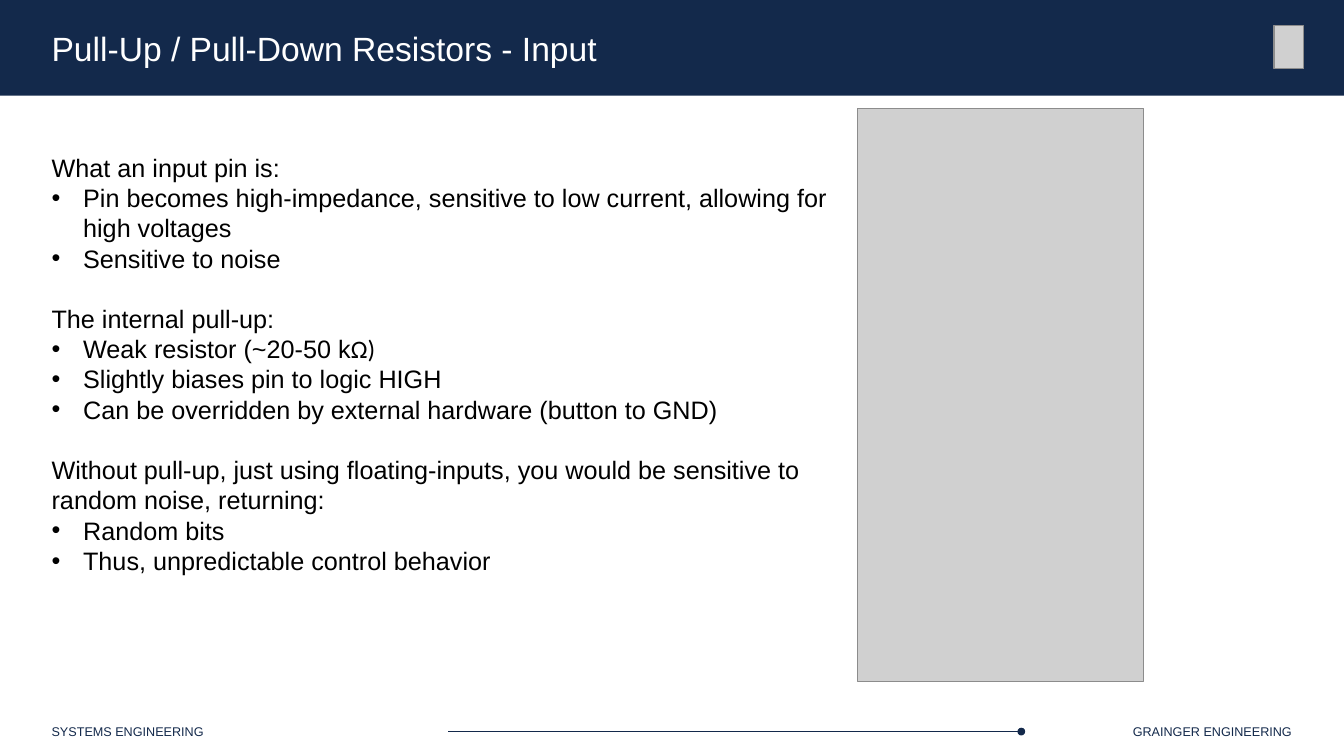
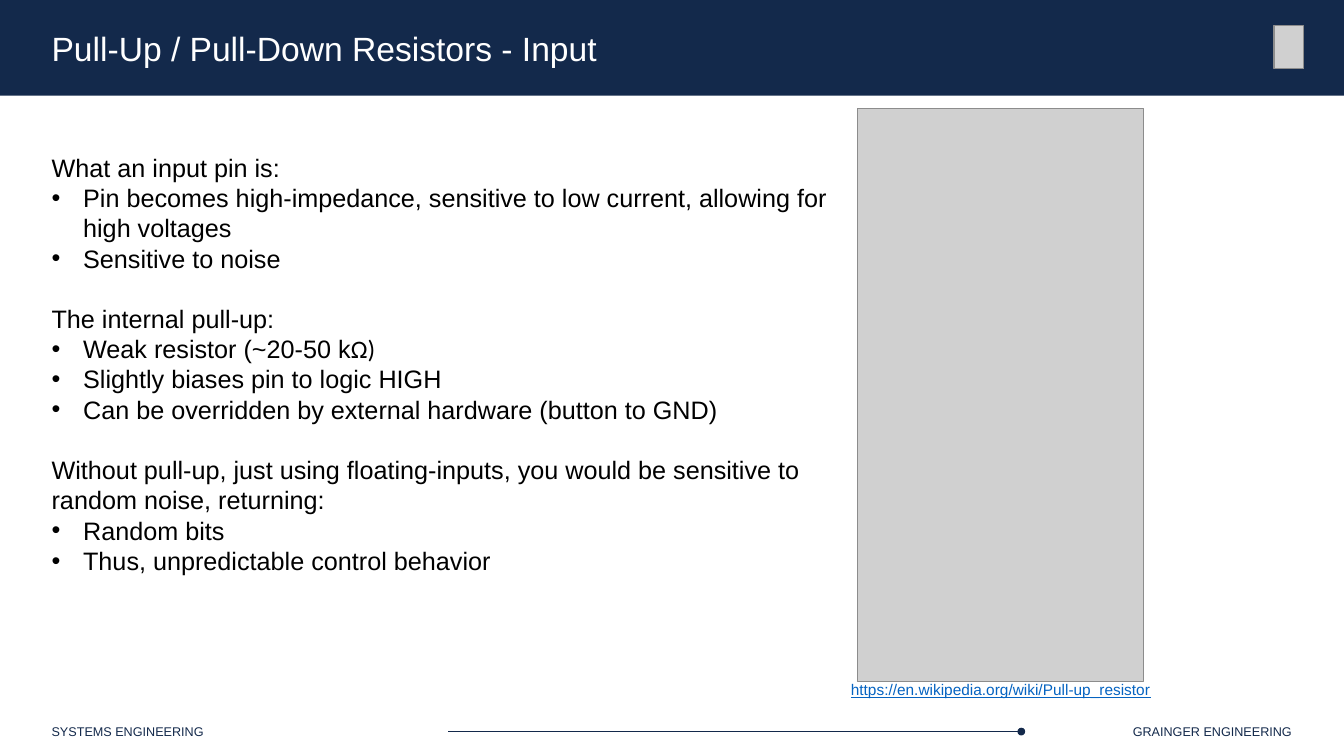
Before and after one commit to Marius-Juston/SE-423---Class-Material, a slide deck: slide 16 of Lectures/Slides/L3.pptx. Drawn at 1344x756 pixels with LibreOffice and Linux fonts; fonts in the diff are those of the drawing; grey boxes stand for pictures. Boxes give left, top, right and bottom in pixels: in the first picture for what was removed or moved away, otherwise in the second. Text is boxed around its words. In the diff, an @@ line names an element or a change of style, - is before the commit and + after.

```diff
--- a/Lectures/Slides/L3.pptx
+++ b/Lectures/Slides/L3.pptx
@@ text added at [851,684,1150,699], 11 pt, text #0563C1, underline @@
+https://en.wikipedia.org/wiki/Pull-up_resistor
```
Also in this commit, not shown: 5 other slides changed, 4 other files.
